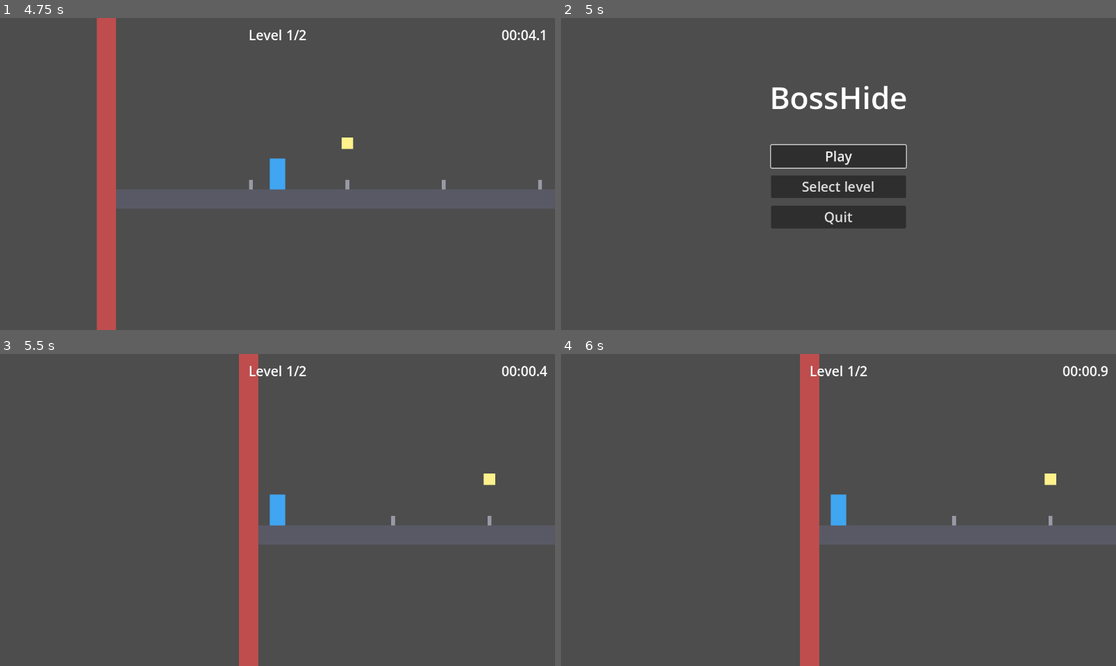
Above: before the commit, frames 1-4 (two rows, left to right).
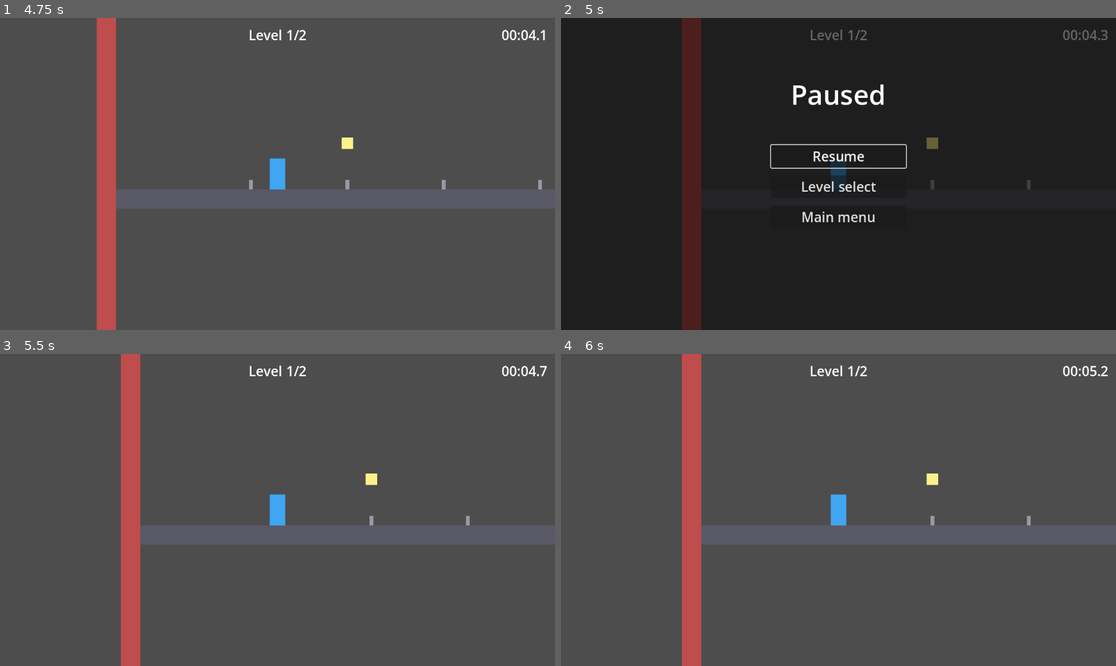
Above: after the commit, the same moments.

Repository: FaresCherif/bosshide
Game: Godot game, scene res://Game.tscn
The game is run twice, just before and just after one commit, with the same random seed, the same clock (stepped at 60 frames per second) and the same inputs.
Inputs (mouse positions are in pixels of both pictures, inside the frame that each line leads up to):
- Up to frame 1 (4.75 s): click "Play" at 0.5 s; tap Enter (next_level) at 1.25 s; move the mouse to (399, 158) at 1.27 s; hold Right (move_right) 1.28-2 s; hold Enter (next_level) 1.28-2 s; click (399, 158) at 1.42 s; drag from (166, 189) to (388, 167) at 2.02 s; tap R (restart) at 2.75, 4.25 s; move the mouse to (333, 105) at 2.77 s; hold Right (move_right) 2.78-3.5 s; hold Shift 2.78-3.5 s; drag from (249, 236) to (111, 127) at 3.52 s; move the mouse to (444, 220) at 4.27 s; hold Left (move_left) from 4.28 s (still down); tap Ctrl at 4.35 s
- Up to frame 2 (5 s): keep holding Left (move_left); tap Escape (ui_cancel) at 4.9 s
- Up to frame 3 (5.5 s): release Left (move_left) at 5 s; click (277, 491) at 5 s, where only the run after the commit has a clickable "Resume"
- Up to frame 4 (6 s): tap R (restart) at 5.75 s; drag from (672, 463) to (1049, 503) at 5.77 s

Frame 1 is identical in both runs. In frame 2, 95% of the frame differs, in the area x 0-100%, y 0-100%; in frame 3, 8.4%; in frame 4, 8.4%.

Commit message:
add pause menu that resumes the level where it was left

Diff:
--- a/Game.tscn
+++ b/Game.tscn
@@ -134,3 +134,61 @@
 grow_vertical = 0
 theme_override_font_sizes/font_size = 24
 text = "Back"
+
+[node name="Pause" type="Control" parent="Interface"]
+visible = false
+anchors_preset = 15
+anchor_right = 1.0
+anchor_bottom = 1.0
+grow_horizontal = 2
+grow_vertical = 2
+
+[node name="Voile" type="ColorRect" parent="Interface/Pause"]
+anchors_preset = 15
+anchor_right = 1.0
+anchor_bottom = 1.0
+grow_horizontal = 2
+grow_vertical = 2
+color = Color(0, 0, 0, 0.6)
+
+[node name="Titre" type="Label" parent="Interface/Pause"]
+anchors_preset = 5
+anchor_left = 0.5
+anchor_right = 0.5
+offset_left = -300.0
+offset_top = 120.0
+offset_right = 300.0
+offset_bottom = 200.0
+grow_horizontal = 2
+theme_override_font_sizes/font_size = 56
+text = "Paused"
+horizontal_alignment = 1
+
+[node name="Boutons" type="VBoxContainer" parent="Interface/Pause"]
+anchors_preset = 8
+anchor_left = 0.5
+anchor_top = 0.5
+anchor_right = 0.5
+anchor_bottom = 0.5
+offset_left = -140.0
+offset_top = -60.0
+offset_right = 140.0
+offset_bottom = 120.0
+grow_horizontal = 2
+grow_vertical = 2
+theme_override_constants/separation = 16
+
+[node name="Reprendre" type="Button" parent="Interface/Pause/Boutons"]
+layout_mode = 2
+theme_override_font_sizes/font_size = 28
+text = "Resume"
+
+[node name="Selection" type="Button" parent="Interface/Pause/Boutons"]
+layout_mode = 2
+theme_override_font_sizes/font_size = 28
+text = "Level select"
+
+[node name="Menu" type="Button" parent="Interface/Pause/Boutons"]
+layout_mode = 2
+theme_override_font_sizes/font_size = 28
+text = "Main menu"
--- a/game/game.gd
+++ b/game/game.gd
@@ -3,7 +3,7 @@
 
 # Menu principal, selecteur de niveau, puis niveaux charges un par un avec leurs scores
 
-enum Screen { MENU, SELECTOR, LEVEL, END }
+enum Screen { MENU, SELECTOR, LEVEL, PAUSE, END }
 
 const LEVELS := ["res://levels/level_01.tscn", "res://levels/level_02.tscn"]
 const LEVEL_NODE_NAME := "Niveau"
@@ -22,6 +22,10 @@
 @onready var _selector: Control = $Interface/Selecteur
 @onready var _level_buttons: GridContainer = $Interface/Selecteur/Niveaux
 @onready var _back_button: Button = $Interface/Selecteur/Retour
+@onready var _pause: Control = $Interface/Pause
+@onready var _resume_button: Button = $Interface/Pause/Boutons/Reprendre
+@onready var _pause_select_button: Button = $Interface/Pause/Boutons/Selection
+@onready var _pause_menu_button: Button = $Interface/Pause/Boutons/Menu
 
 
 func _ready() -> void:
@@ -29,6 +33,9 @@
 	_select_button.pressed.connect(_on_choisir_pressed)
 	_quit_button.pressed.connect(_on_quitter_pressed)
 	_back_button.pressed.connect(_on_retour_pressed)
+	_resume_button.pressed.connect(_on_reprendre_pressed)
+	_pause_select_button.pressed.connect(_on_selection_pressed)
+	_pause_menu_button.pressed.connect(_on_menu_pressed)
 	for i in LEVELS.size():
 		var button := Button.new()
 		button.custom_minimum_size = Vector2(150, 80)
@@ -43,6 +50,10 @@
 		Screen.SELECTOR:
 			if event.is_action_pressed("ui_cancel"):
 				_show_menu()
+		Screen.PAUSE:
+			if event.is_action_pressed("ui_cancel"):
+				get_viewport().set_input_as_handled()
+				_resume()
 		Screen.END:
 			if event.is_action_pressed("restart"):
 				_sequence.restart_all()
@@ -56,7 +67,8 @@
 	_screen = screen
 	_menu.visible = screen == Screen.MENU
 	_selector.visible = screen == Screen.SELECTOR
-	_level_label.visible = screen == Screen.LEVEL
+	_level_label.visible = screen == Screen.LEVEL or screen == Screen.PAUSE
+	_pause.visible = screen == Screen.PAUSE
 	_end_screen.visible = screen == Screen.END
 
 
@@ -99,6 +111,7 @@
 	_level.restart_requested.connect(_on_level_restart_requested)
 	_level.next_requested.connect(_on_level_next_requested)
 	_level.menu_requested.connect(_on_level_menu_requested)
+	_level.pause_requested.connect(_on_level_pause_requested)
 	add_child(_level)
 	_level_label.text = "Level %d/%d" % [_sequence.level_number(), _sequence.level_count()]
 
@@ -149,3 +162,27 @@
 
 func _on_level_menu_requested() -> void:
 	_show_selector()
+
+
+# Le niveau reste charge mais fige : joueur, managers et chrono s'arretent
+func _on_level_pause_requested() -> void:
+	_level.process_mode = Node.PROCESS_MODE_DISABLED
+	_set_screen(Screen.PAUSE)
+	_resume_button.call_deferred("grab_focus")
+
+
+func _resume() -> void:
+	_level.process_mode = Node.PROCESS_MODE_INHERIT
+	_set_screen(Screen.LEVEL)
+
+
+func _on_reprendre_pressed() -> void:
+	_resume()
+
+
+func _on_selection_pressed() -> void:
+	_show_selector()
+
+
+func _on_menu_pressed() -> void:
+	_show_menu()
--- a/level/level.gd
+++ b/level/level.gd
@@ -7,6 +7,7 @@
 signal restart_requested
 signal next_requested
 signal menu_requested
+signal pause_requested
 
 const SUCCESS_TEXT := "Well done, you made it to the toilets!\nTime: %s - Score: %d\nEnter: next level - R: play again - Esc: level select"
 
@@ -84,7 +85,12 @@
 	elif _door_code.is_keypad_open():
 		_keypad_input(event)
 	elif event.is_action_pressed("ui_cancel"):
-		menu_requested.emit()
+		# Le meme appui ne doit pas etre retraite par le jeu (sinon la pause se refermerait aussitot)
+		get_viewport().set_input_as_handled()
+		if _progress.can_move():
+			pause_requested.emit()
+		else:
+			menu_requested.emit()
 	elif event.is_action_pressed("restart") and _progress.can_restart():
 		restart_requested.emit()
 	elif event.is_action_pressed("next_level") and _progress.can_continue():
--- a/tests/unit/test_game.gd
+++ b/tests/unit/test_game.gd
@@ -231,3 +231,108 @@
 	_level(game).menu_requested.emit()
 
 	assert_string_contains(_level_button(game, 1).text, "Best: 500", "Le meilleur score doit rester affiche")
+
+
+func _pause(game: Node) -> void:
+	_level(game).pause_requested.emit()
+
+
+func test_les_signaux_de_la_pause_sont_connectes() -> void:
+	var game := _add_game_playing()
+	assert_true(_level(game).pause_requested.is_connected(game._on_level_pause_requested), "Echap en jeu doit prevenir le jeu")
+	assert_true(_button(game, "Pause/Boutons/Reprendre").pressed.is_connected(game._on_reprendre_pressed))
+	assert_true(_button(game, "Pause/Boutons/Selection").pressed.is_connected(game._on_selection_pressed))
+	assert_true(_button(game, "Pause/Boutons/Menu").pressed.is_connected(game._on_menu_pressed))
+
+
+func test_la_pause_est_cachee_au_depart() -> void:
+	var game := _add_game_playing()
+	assert_false(_screen(game, "Pause").visible, "Le menu de pause doit etre cache en jeu")
+
+
+func test_la_pause_fige_le_niveau_sans_le_decharger() -> void:
+	var game := _add_game_playing()
+	var level := _level(game)
+	_pause(game)
+
+	assert_true(_screen(game, "Pause").visible, "Le menu de pause doit s'afficher")
+	assert_eq(_level(game), level, "Le niveau doit rester charge")
+	assert_eq(level.process_mode, Node.PROCESS_MODE_DISABLED, "Le niveau doit etre fige")
+
+
+func test_le_chrono_ne_bouge_pas_pendant_la_pause() -> void:
+	var game := _add_game_playing()
+	await wait_physics_frames(5)
+	_pause(game)
+	var chrono: Label = _level(game).get_node("Interface/Chrono")
+	var text := chrono.text
+
+	await wait_physics_frames(10)
+
+	assert_eq(chrono.text, text, "Le chrono doit etre fige pendant la pause")
+
+
+func test_resume_reprend_le_meme_niveau_au_meme_endroit() -> void:
+	var game := _add_game_playing()
+	var level := _level(game)
+	level.get_node("Player").position.x = -1000.0
+	_pause(game)
+
+	_button(game, "Pause/Boutons/Reprendre").pressed.emit()
+
+	assert_false(_screen(game, "Pause").visible, "Le menu de pause doit se cacher")
+	assert_eq(_level(game), level, "Le meme niveau doit reprendre")
+	assert_eq(level.process_mode, Node.PROCESS_MODE_INHERIT, "Le niveau doit etre reactive")
+	assert_eq(level.get_node("Player").position.x, -1000.0, "Le joueur doit etre au meme endroit")
+
+
+func test_echap_dans_la_pause_reprend_le_niveau() -> void:
+	var game := _add_game_playing()
+	var level := _level(game)
+	_pause(game)
+
+	game._unhandled_input(_pressed("ui_cancel"))
+
+	assert_false(_screen(game, "Pause").visible, "Echap doit fermer la pause")
+	assert_eq(level.process_mode, Node.PROCESS_MODE_INHERIT, "Le niveau doit etre reactive")
+
+
+func test_level_select_depuis_la_pause_abandonne_le_niveau() -> void:
+	var game := _add_game_playing()
+	_pause(game)
+	_button(game, "Pause/Boutons/Selection").pressed.emit()
+	assert_true(_screen(game, "Selecteur").visible, "Le selecteur doit s'ouvrir")
+	assert_false(_screen(game, "Pause").visible, "La pause doit se cacher")
+	assert_null(_level(game), "Le niveau doit etre abandonne")
+
+
+func test_main_menu_depuis_la_pause_abandonne_le_niveau() -> void:
+	var game := _add_game_playing()
+	_pause(game)
+	_button(game, "Pause/Boutons/Menu").pressed.emit()
+	assert_true(_screen(game, "MenuPrincipal").visible, "Le menu principal doit s'ouvrir")
+	assert_null(_level(game), "Le niveau doit etre abandonne")
+
+
+func _press_escape() -> void:
+	var event := InputEventAction.new()
+	event.action = "ui_cancel"
+	event.pressed = true
+	Input.parse_input_event(event)
+	var release := InputEventAction.new()
+	release.action = "ui_cancel"
+	release.pressed = false
+	Input.parse_input_event(release)
+	# En headless, les evenements restent en tampon tant que rien ne les vide
+	Input.flush_buffered_events()
+
+
+func test_un_vrai_appui_sur_echap_ouvre_la_pause_sans_la_refermer() -> void:
+	var game := _add_game_playing()
+	await wait_frames(2)
+
+	_press_escape()
+	await wait_frames(2)
+
+	assert_true(_screen(game, "Pause").visible, "Un seul appui doit laisser la pause ouverte")
+	assert_eq(_level(game).process_mode, Node.PROCESS_MODE_DISABLED, "Le niveau doit rester fige")
--- a/tests/unit/test_level.gd
+++ b/tests/unit/test_level.gd
@@ -946,11 +946,12 @@
 	assert_signal_not_emitted(level, "next_requested", "Un echec ne doit pas mener au niveau suivant")
 
 
-func test_echap_pendant_le_jeu_demande_le_menu() -> void:
+func test_echap_pendant_le_jeu_demande_la_pause() -> void:
 	var level: Node = add_child_autofree(_load_level())
 	watch_signals(level)
 	level._unhandled_input(_pressed("ui_cancel"))
-	assert_signal_emitted(level, "menu_requested", "Echap doit ramener au selecteur")
+	assert_signal_emitted(level, "pause_requested", "Echap pendant le jeu doit mettre en pause")
+	assert_signal_not_emitted(level, "menu_requested", "Echap pendant le jeu ne doit plus quitter le niveau")
 
 
 func test_echap_apres_un_game_over_demande_le_menu() -> void:
@@ -962,6 +963,7 @@
 	level._unhandled_input(_pressed("ui_cancel"))
 
 	assert_signal_emitted(level, "menu_requested", "Echap apres un game over doit ramener au selecteur")
+	assert_signal_not_emitted(level, "pause_requested", "Apres la fin, il n'y a rien a mettre en pause")
 
 
 func test_echap_pendant_le_digicode_ferme_seulement_le_panneau() -> void:
Not shown, changed: CLAUDE.md
Not shown, changed: ROADMAP.md
